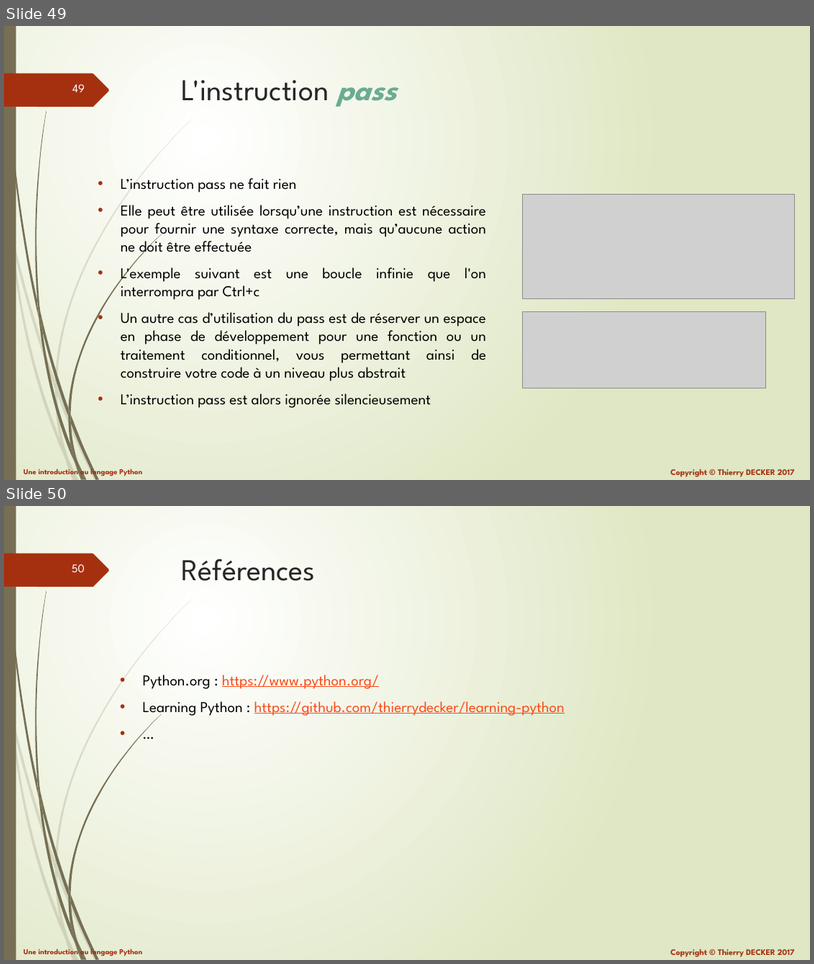
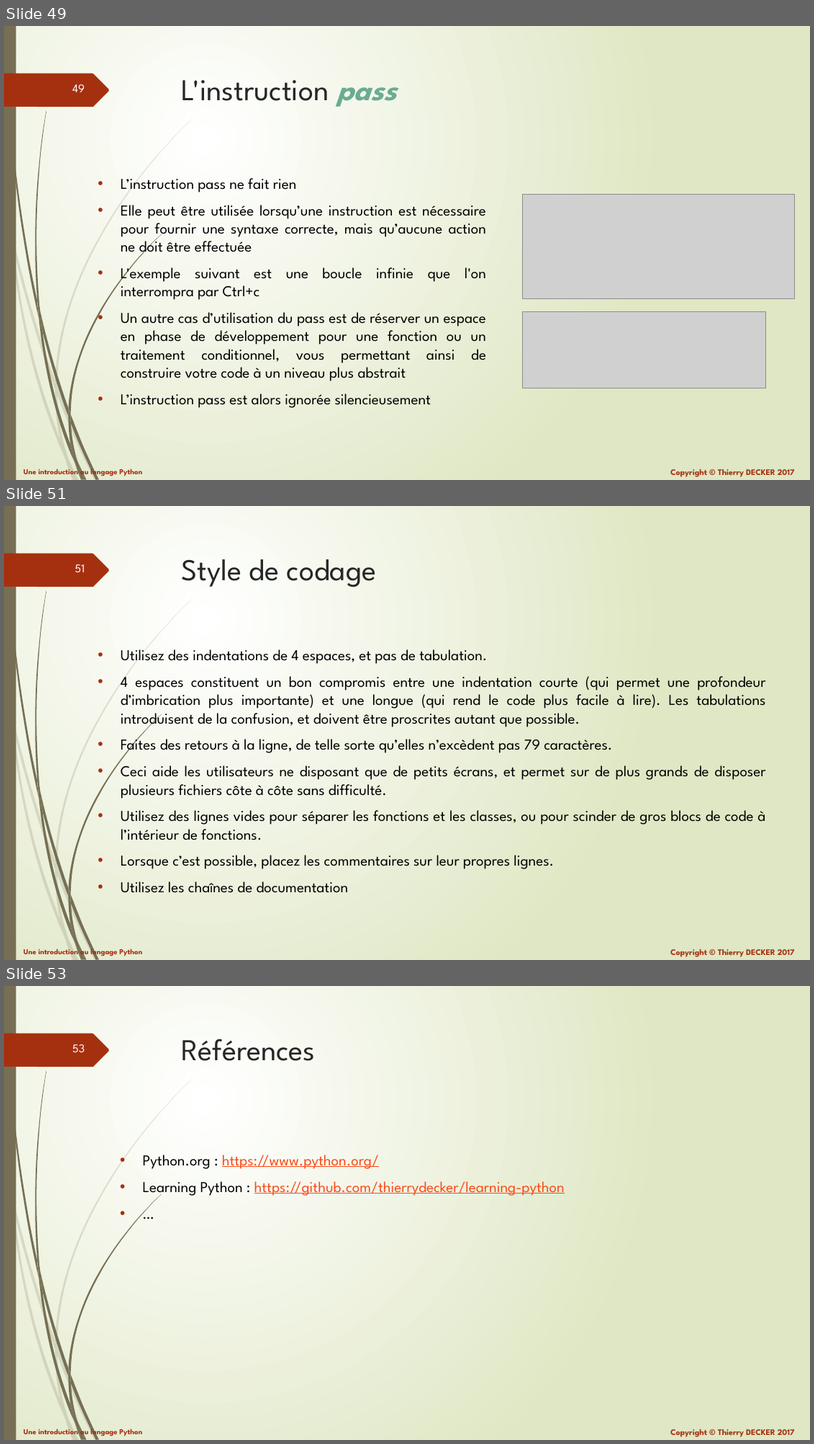
Before and after one commit to VikmanTheRacoon/learning-python, a slide deck: documentations/learning-python.pptx. Shown one above the other, each under a label of ours: slides 49 and 50 before the commit, slides 49, 51 and 53 after it; the slides between them are not shown. The pictures are 814x964 and 814x1444 pixels, drawn with LibreOffice and Linux fonts; fonts in the diff are those of the drawing; grey boxes stand for pictures. Boxes give left, top, right and bottom in pixels: in the first picture for what was removed or moved away, otherwise in the second. Text is boxed around its words. In the diff, an @@ line names an element or a change of style, - is before the commit and + after.

Commit message:
Updated documentation

```diff
--- a/documentations/learning-python.pptx
+++ b/documentations/learning-python.pptx
@@ slide 51 added at (x1=4, y1=506, x2=810, y2=960), background gradient #FFFFFF to #DFE8C4; not listed: 27 template elements that a slide beside it also shows @@
@@ title added at (x1=182, y1=559, x2=376, y2=587), 36 pt, text #262626 @@
+Style de codage
@@ text added at (x1=121, y1=649, x2=766, y2=893), 18 pt, text #000000 @@
+• Utilisez des indentations de 4 espaces, et pas de tabulation.
+• 4 espaces constituent un bon compromis entre une indentation courte (qui permet une profondeur d’imbrication plus importante) et une longue (qui rend le code plus facile à lire). Les tabulations introduisent de la confusion, et doivent être proscrites autant que possible.
+• Faites des retours à la ligne, de telle sorte qu’elles n’excèdent pas 79 caractères.
+• Ceci aide les utilisateurs ne disposant que de petits écrans, et permet sur de plus grands de disposer plusieurs fichiers côte à côte sans difficulté.
+• Utilisez des lignes vides pour séparer les fonctions et les classes, ou pour scinder de gros blocs de code à l’intérieur de fonctions.
+• Lorsque c’est possible, placez les commentaires sur leur propres lignes.
+• Utilisez les chaînes de documentation
@@ what was slide 50 is now slide 53 @@
@@ page number at (x1=72, y1=1044, x2=85, y2=1052): text changed @@
-50
+53
```
Also in this commit, not shown: 3 other slides added, 1 other file.
